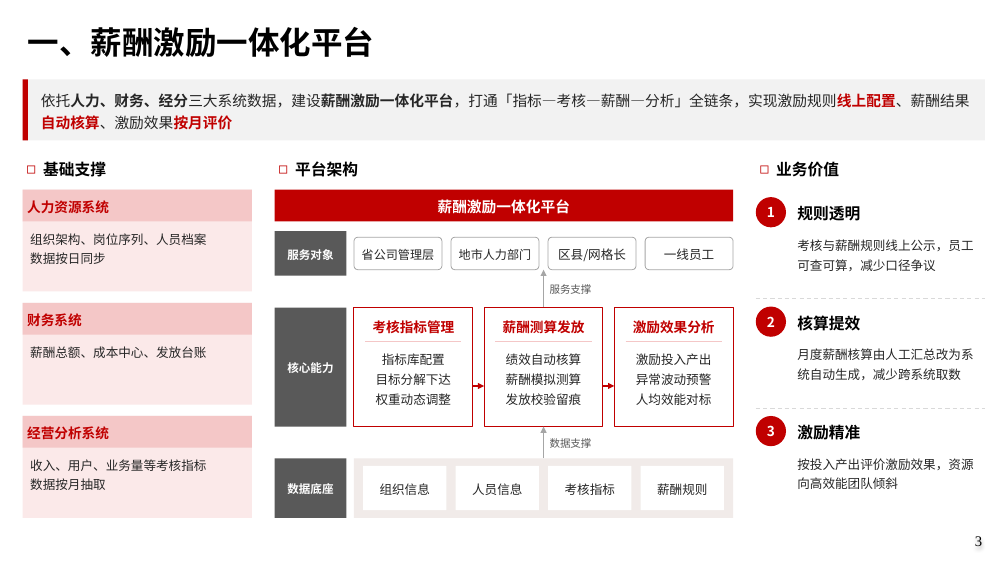
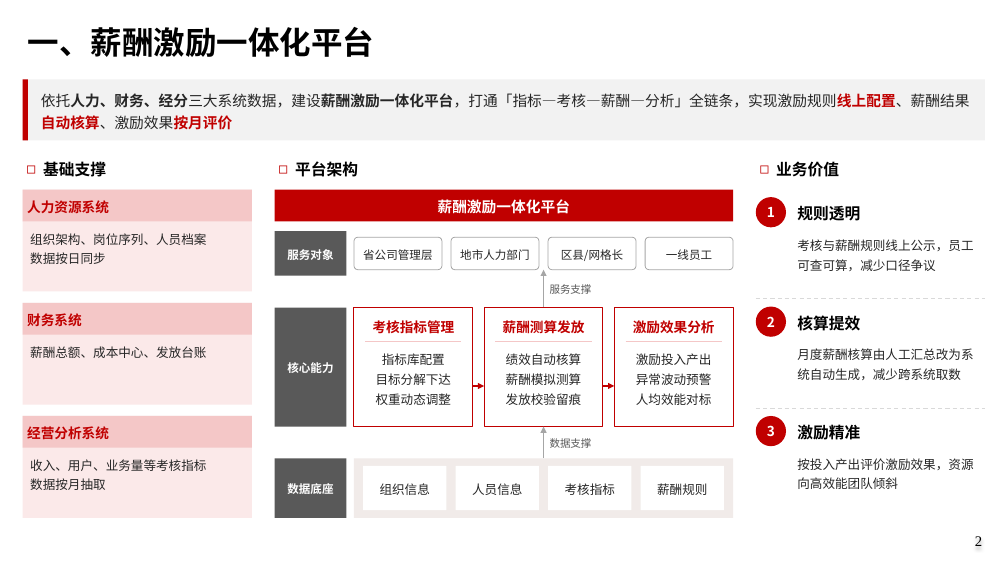
Before and after one commit to shenxiaofeng-pro/unicom-ppt, a slide deck: slide 2 of examples/demo_business_report.pptx (slide 3 before the commit). Drawn at 1008x567 pixels with LibreOffice and Linux fonts; fonts in the diff are those of the drawing; background and template pictures are left out. Boxes give left, top, right and bottom in pixels: in the first picture for what was removed or moved away, otherwise in the second. Text is boxed around its words. In the diff, an @@ line names an element or a change of style, - is before the commit and + after.

```diff
--- a/examples/demo_business_report.pptx
+++ b/examples/demo_business_report.pptx
@@ rounded rectangle "省公司管理层" at [354,237,442,270]: size 11.5 to 11 pt @@
@@ rounded rectangle "地市人力部门" at [451,237,539,270]: size 11.5 to 11 pt @@
@@ rounded rectangle "区县/网格长" at [548,237,636,270]: size 12 to 11 pt @@
@@ rounded rectangle "一线员工" at [645,237,733,270]: size 12 to 11 pt @@
@@ page number at [975,536,982,546]: text changed @@
-3
+2
```
Also in this commit, not shown: 1 other slide changed, 3 slides removed, 38 other files.
